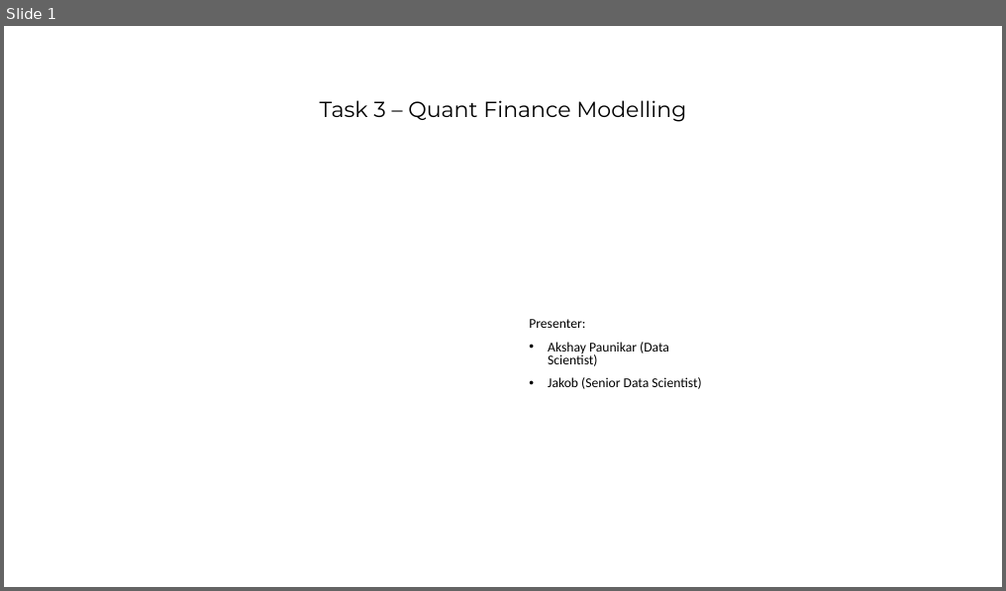
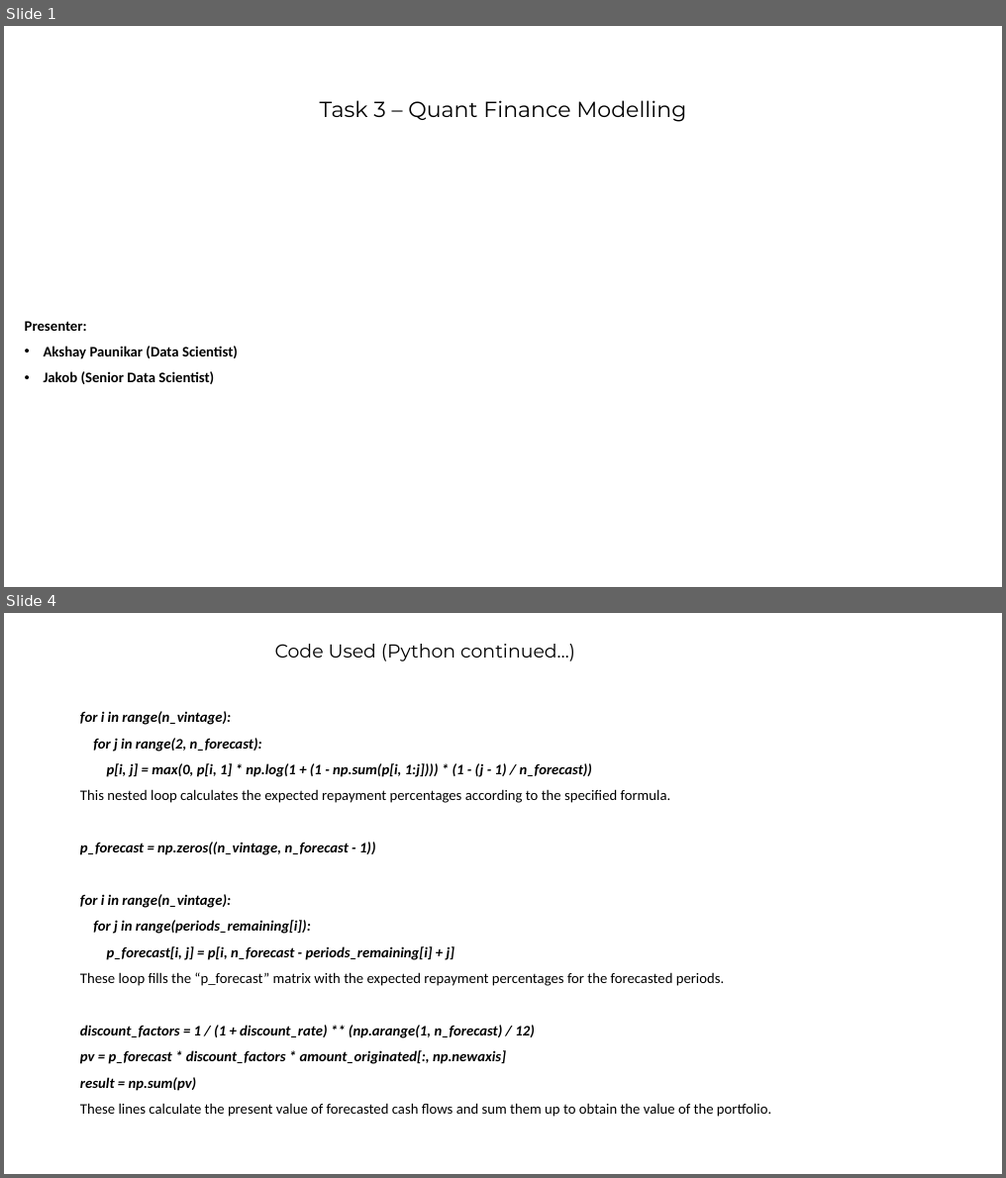
Before and after one commit to Akshay-Paunikar/Forage_Virtual_Internship_Program, a slide deck: PWC - Digital Intelligence/Task 3 - Quant Finance Modelling/Task_3_Quant_Finance_Modelling.pptx. Shown one above the other, each under a label of ours: slide 1 before the commit, slides 1 and 4 after it; the slides between them are not shown. The pictures are 1006x591 and 1006x1178 pixels, drawn with LibreOffice and Linux fonts; fonts in the diff are those of the drawing; background and template pictures are left out. Boxes give left, top, right and bottom in pixels: in the first picture for what was removed or moved away, otherwise in the second. Text is boxed around its words. In the diff, an @@ line names an element or a change of style, - is before the commit and + after.

```diff
--- a/PWC - Digital Intelligence/Task 3 - Quant Finance Modelling/Task_3_Quant_Finance_Modelling.pptx
+++ b/PWC - Digital Intelligence/Task 3 - Quant Finance Modelling/Task_3_Quant_Finance_Modelling.pptx
@@ slide 4 added at (4,613,1002,1174), background #FFFFFF @@
@@ title added at (275,644,575,662), 18 pt, text #000000 @@
+Code Used (Python continued…)
@@ text added at (80,711,771,1117), 14 pt, text #000000, bold, italic @@
+for i in range(n_vintage):
+for j in range(2, n_forecast):
+p[i, j] = max(0, p[i, 1] * np.log(1 + (1 - np.sum(p[i, 1:j]))) * (1 - (j - 1) / n_forecast))
+This nested loop calculates the expected repayment percentages according to the specified formula.
+p_forecast = np.zeros((n_vintage, n_forecast - 1))
+for i in range(n_vintage):
+for j in range(periods_remaining[i]):
+p_forecast[i, j] = p[i, n_forecast - periods_remaining[i] + j]
+These loop fills the “p_forecast” matrix with the expected repayment percentages for the forecasted periods.
+discount_factors = 1 / (1 + discount_rate) ** (np.arange(1, n_forecast) / 12)
+pv = p_forecast * discount_factors * amount_originated[:, np.newaxis]
+result = np.sum(pv)
+These lines calculate the present value of forecasted cash flows and sum them up to obtain the value of the portfolio.
@@ slide 1 changed as well @@
@@ text "Presenter:": place and size @@
-text "Presenter:" at (529,319,701,389)
+text "Presenter:" at (25,321,238,384)
@@ text "Presenter:" at (25,321,238,384): size 12.9 to 14 pt, bold on; line spacing 0.8 to 0.9 @@
```
Also in this commit, not shown: 3 other slides added, 2 other files.
